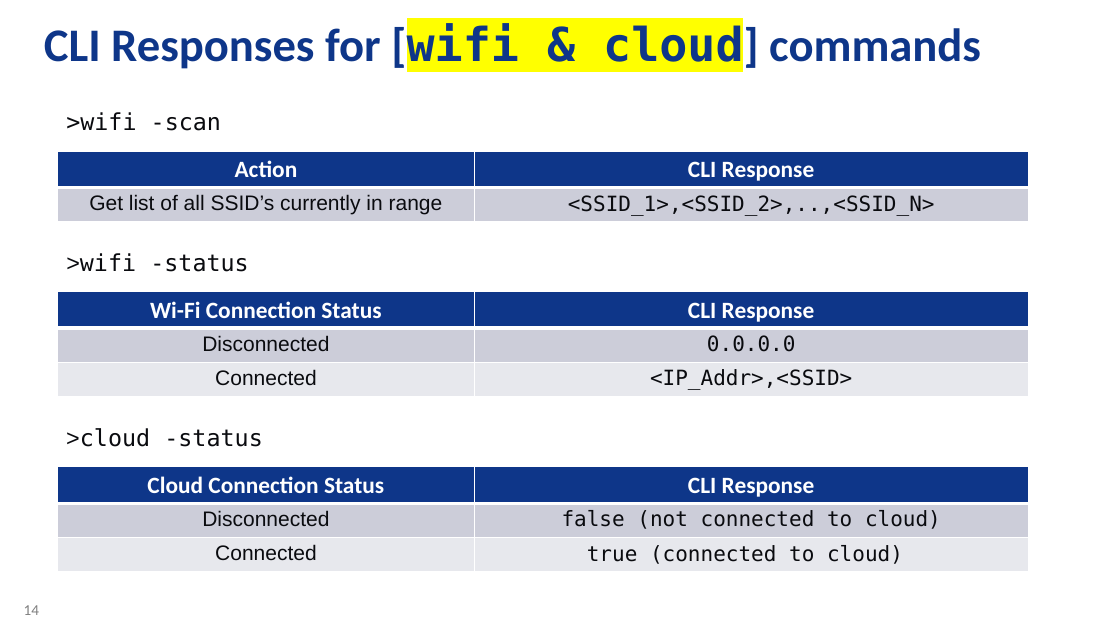
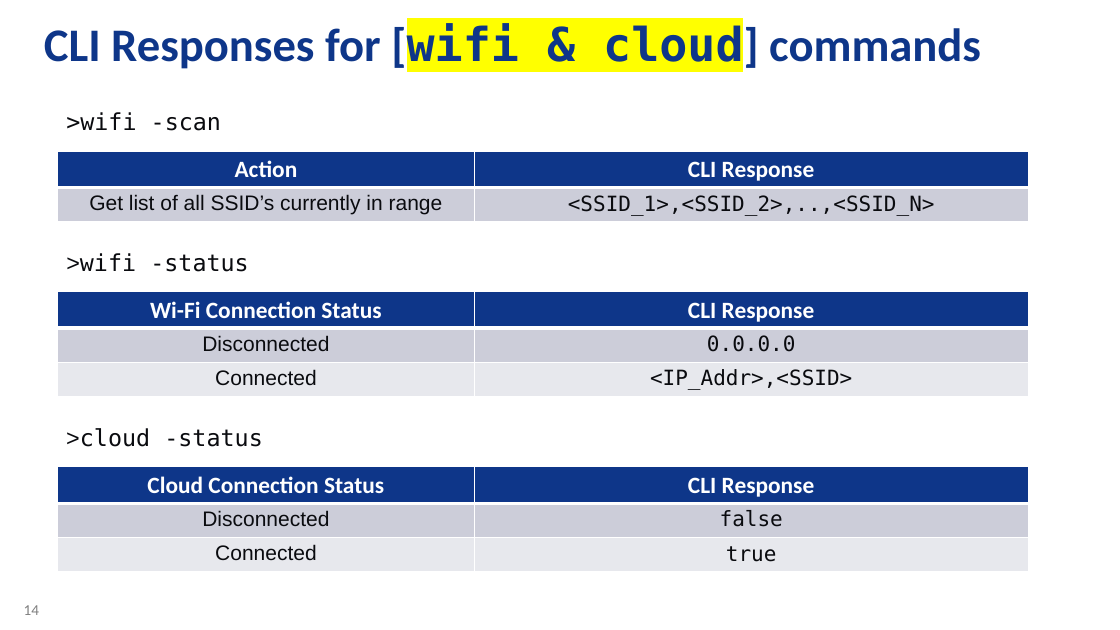
Before and after one commit to danewalton/Microchip-SAM-IoT-Wx, a slide deck: slide 14 of AO-Smith-MSFT-MCHP-r6.pptx. Drawn at 1120x630 pixels with LibreOffice and Linux fonts; fonts in the diff are those of the drawing; background and template pictures are left out. Boxes give left, top, right and bottom in pixels: in the first picture for what was removed or moved away, otherwise in the second. Text is boxed around its words. In the diff, an @@ line names an element or a change of style, - is before the commit and + after.

```diff
--- a/AO-Smith-MSFT-MCHP-r6.pptx
+++ b/AO-Smith-MSFT-MCHP-r6.pptx
@@ table at [58,467,1028,571] @@
-row 2, column 2: false (not connected to cloud)
+row 2, column 2: false
-row 3, column 2: true (connected to cloud)
+row 3, column 2: true
```
Also in this commit, not shown: 1 other slide changed, 2 slides added, 14 other files.
